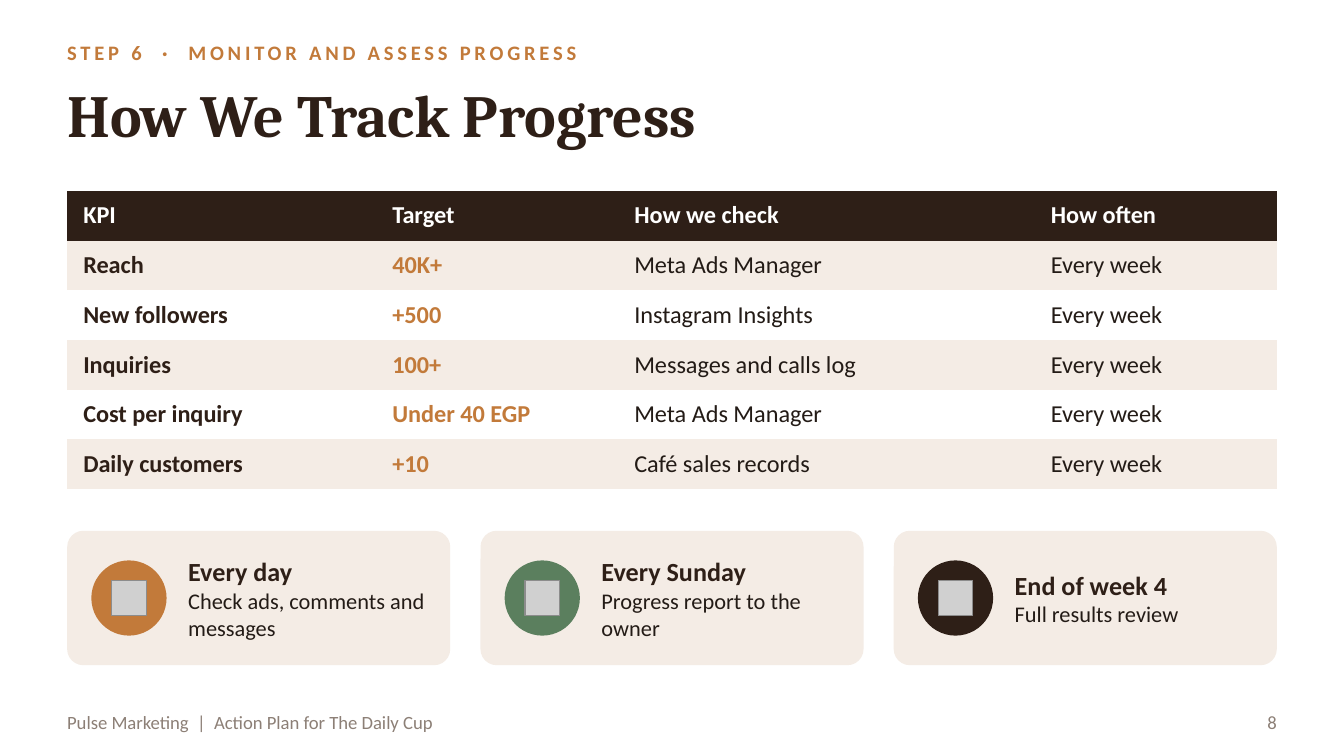
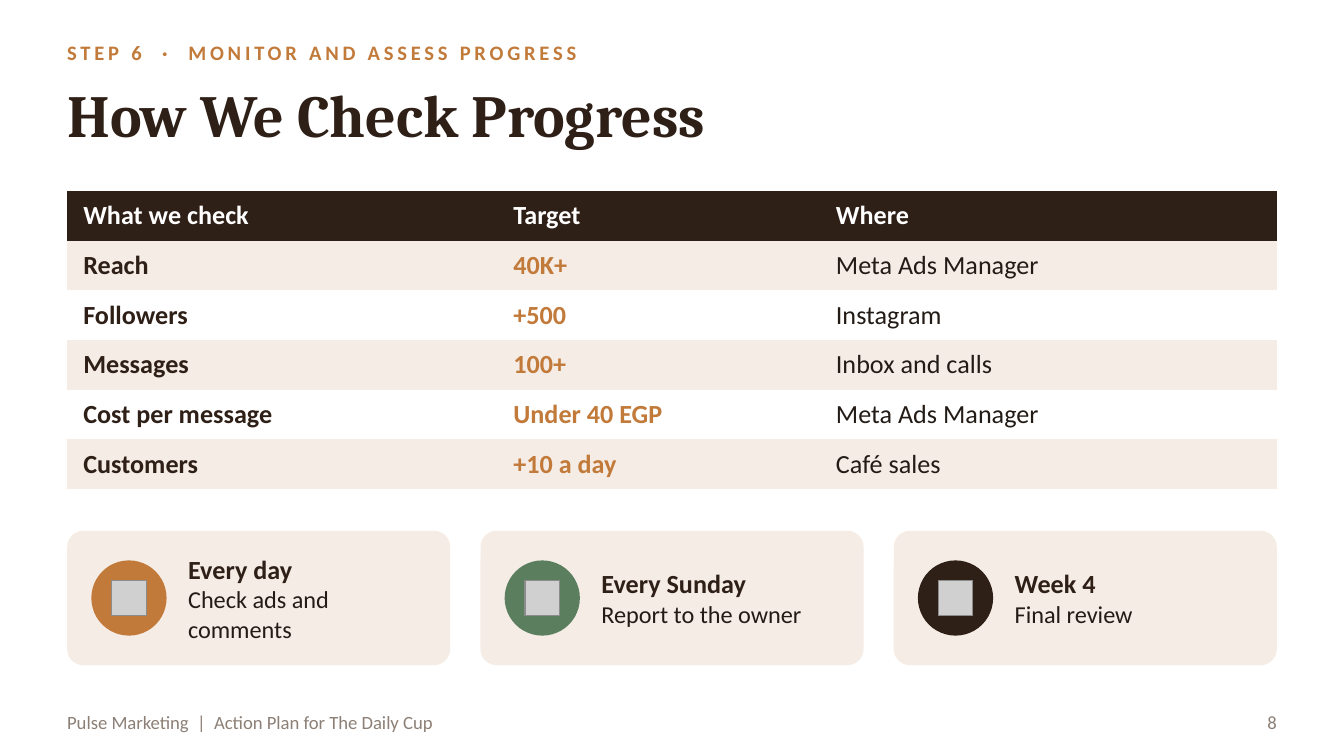
Before and after one commit to RahmaOshba/RahmaOshba, a slide deck: slide 8 of The_Daily_Cup_Action_Plan.pptx. Drawn at 1344x756 pixels with LibreOffice and Linux fonts; fonts in the diff are those of the drawing; grey boxes stand for pictures. Boxes give left, top, right and bottom in pixels: in the first picture for what was removed or moved away, otherwise in the second. Text is boxed around its words. In the diff, an @@ line names an element or a change of style, - is before the commit and + after.

```diff
--- a/The_Daily_Cup_Action_Plan.pptx
+++ b/The_Daily_Cup_Action_Plan.pptx
@@ title at (67, 95, 706, 150): text changed @@
-How We Track Progress
+How We Check Progress
@@ table at (67, 191, 1277, 481) @@
-column 1: KPI | Reach | New followers | Inquiries | Cost per inquiry | Daily customers
-column 2: Target | 40K+ | +500 | 100+ | Under 40 EGP | +10
-column 3: How we check | Meta Ads Manager | Instagram Insights | Messages and calls log | Meta Ads Manager | Café sales records
-column 4: How often | Every week | Every week | Every week | Every week | Every week
+column 1: What we check | Reach | Followers | Messages | Cost per message | Customers
+column 2: Target | 40K+ | +500 | 100+ | Under 40 EGP | +10 a day
+column 3: Where | Meta Ads Manager | Instagram | Inbox and calls | Meta Ads Manager | Café sales
@@ text at (188, 591, 329, 638): text changed; size 12 to 13 pt @@
-Check ads, comments and messages
+Check ads and comments
@@ text at (1015, 574, 1133, 623): text changed; size 12 to 13 pt @@
-End of week 4
-Full results review
+Week 4
+Final review
@@ text at (601, 606, 801, 627): text changed; size 12 to 13 pt @@
-Progress report to the owner
+Report to the owner
```
Also in this commit, not shown: 10 other slides changed, 1 other file.
